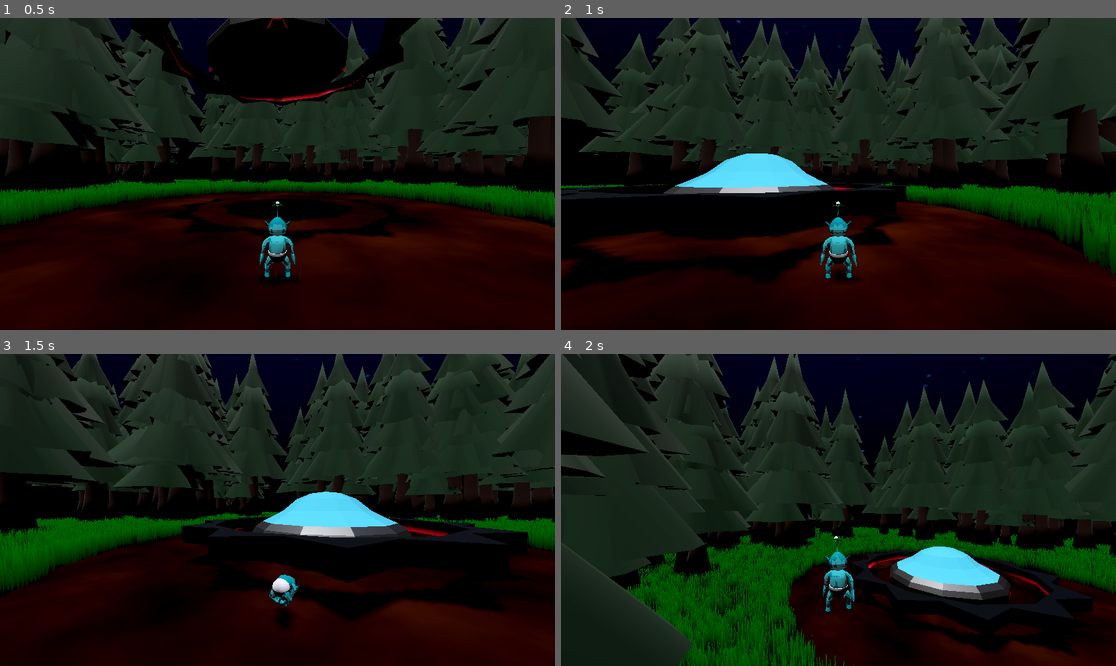
Above: before the commit, frames 1-4 (two rows, left to right).
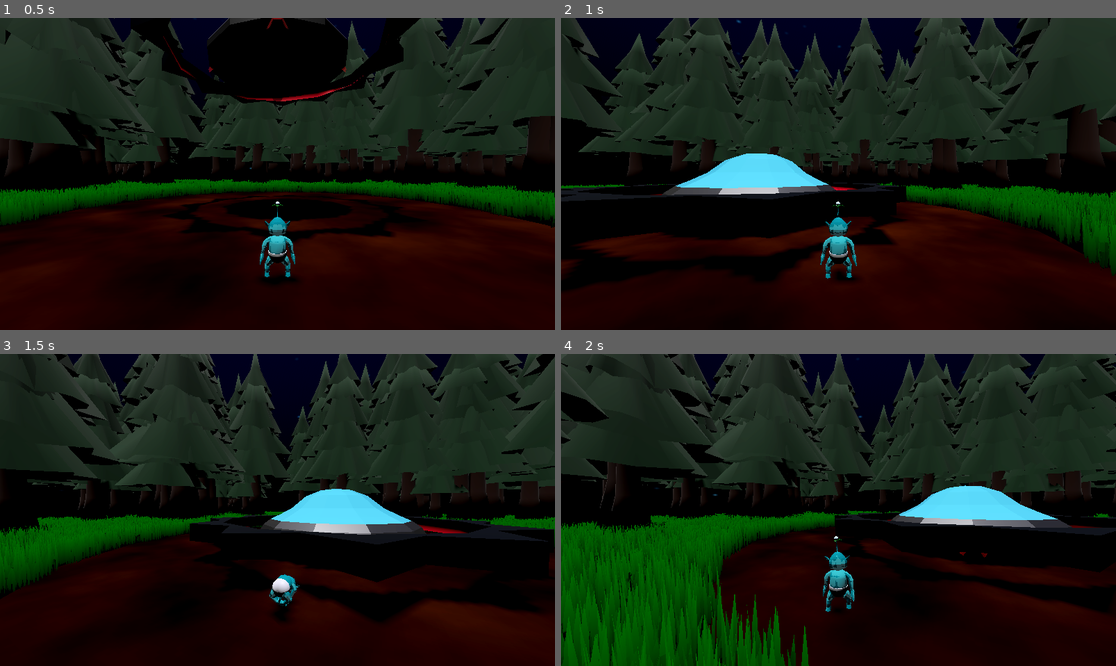
Above: after the commit, the same moments.

Repository: Mushroom-Queen/AlienBaby
Game: Godot game, scene res://level.tscn
Two runs of this game, one before a commit and one after it. Both use one fixed random seed, a clock stepped at 60 frames per second and the inputs below.
Inputs (mouse positions are in pixels of both pictures, inside the frame that each line leads up to):
- Up to frame 1 (0.5 s): no input
- Up to frame 2 (1 s): tap Enter (ui_accept) at 0.5, 0.77 s; move the mouse to (866, 174) at 0.52 s; hold W (forward) from 0.53 s (still down); click (866, 174) at 0.6 s
- Up to frame 3 (1.5 s): keep holding W (forward); move the mouse to (249, 510) at 1.27 s; tap Space (roll) at 1.35 s
- Up to frame 4 (2 s): keep holding W (forward); tap Enter (ui_accept) at 1.52 s

Frame 1 is identical in both runs. In frame 2, 0.7% of the frame differs, in the area x 0-63%, y 43-75%; in frame 3, 12%; in frame 4, 52%, in the area x 0-100%, y 0-100%.

Commit message:
Bug fixes

Diff:
--- a/enemy_boss_ship.gd
+++ b/enemy_boss_ship.gd
@@ -4,7 +4,7 @@
 @onready var rim = $core/joint/rim
 @onready var joint = $core/joint
 
-const push_multiplier = 10
+const push_multiplier = 7
 
 var world
 var player
@@ -24,24 +24,16 @@
 			return found
 	return null
 
-func _physics_process(delta: float) -> void:
-	core.rotation = core.rotation.lerp(Vector3(0,0,0), delta)
-# Called every frame. 'delta' is the elapsed time since the previous frame.
-
-
 func push_player() -> void:
 	if not player:
 		return
-
 	var push_direction = (player.global_position - rim.global_position).normalized()
-
+	push_direction.y *= .5
 
 	var push_force = rim_angular_velocity * push_multiplier
 
-	if player is RigidBody3D:
-		player.apply_impulse(push_direction * push_force)
-	elif "velocity" in player:
-		player.velocity += push_direction * push_force
+	player.apply_impulse(push_direction * push_force)
+
 
 func rotate_rim(delta):
 	joint.rotate_y(rim_angular_velocity * delta)
--- a/player.tscn
+++ b/player.tscn
@@ -95,39 +95,39 @@
 
 [node name="Skeleton3D" parent="player/Armature" index="0"]
 transform = Transform3D(-1, 0, -8.74228e-08, 0, 1, 0, 8.74228e-08, 0, -1, 0, 0, 0)
-bones/0/position = Vector3(0, 0.168257, 0)
-bones/0/rotation = Quaternion(0, 0.0764797, 0, 0.997071)
-bones/1/rotation = Quaternion(-0.000340797, -1.23117e-05, 0.0562534, 0.998417)
+bones/0/position = Vector3(0, 0.152525, 0)
+bones/0/rotation = Quaternion(0, 0.000218585, 0, 1)
+bones/1/rotation = Quaternion(-0.00034094, 6.74231e-06, 0.000392075, 1)
 bones/2/rotation = Quaternion(0.000340939, -6.91616e-06, -0.000231822, 1)
 bones/3/rotation = Quaternion(3.64557e-23, -1.59801e-22, 5.49072e-12, 1)
 bones/5/position = Vector3(0.0642403, 0.216765, 1.53161e-08)
-bones/5/rotation = Quaternion(0.685882, 0.325869, -0.627542, 0.171947)
+bones/5/rotation = Quaternion(0.661261, 0.250755, -0.661152, 0.250468)
 bones/6/rotation = Quaternion(0.287239, -1.65125e-07, -1.36703e-07, 0.957859)
 bones/7/position = Vector3(0.0559364, 0.0181487, -0.000727577)
-bones/7/rotation = Quaternion(-0.0527232, 0.390804, 0.885878, -0.244361)
+bones/7/rotation = Quaternion(0.0350157, 0.206118, 0.934175, -0.289147)
 bones/7/scale = Vector3(1, 1, 1)
-bones/8/rotation = Quaternion(-0.336347, 0.0708724, -0.243316, 0.906998)
+bones/8/rotation = Quaternion(-0.356517, 0.0699551, -0.257907, 0.895258)
 bones/8/scale = Vector3(1, 1, 1)
-bones/9/rotation = Quaternion(0.563455, -0.0707927, -0.0176194, 0.822919)
+bones/9/rotation = Quaternion(0.704759, 0.000445261, -0.0279263, 0.708897)
 bones/9/scale = Vector3(1, 1, 1)
 bones/10/position = Vector3(-0.0642403, 0.216765, -1.53161e-08)
-bones/10/rotation = Quaternion(0.619939, -0.156245, 0.689629, 0.34011)
+bones/10/rotation = Quaternion(0.661141, -0.250439, 0.661272, 0.250784)
 bones/11/rotation = Quaternion(0.287239, 1.63435e-07, 1.31067e-07, 0.957859)
 bones/11/scale = Vector3(1, 1, 1)
 bones/12/position = Vector3(-0.0562189, 0.0170301, 0.00171231)
-bones/12/rotation = Quaternion(-0.130556, 0.0429511, 0.968622, 0.207077)
+bones/12/rotation = Quaternion(-0.0342739, 0.204356, 0.933267, 0.293388)
 bones/12/scale = Vector3(1, 1, 1)
-bones/13/rotation = Quaternion(-0.1371, -0.0836164, 0.0994905, 0.981995)
+bones/13/rotation = Quaternion(-0.367677, -0.0755825, 0.266814, 0.887644)
 bones/13/scale = Vector3(1, 1, 1)
-bones/14/rotation = Quaternion(0.648582, 0.0629361, 0.0807269, 0.754231)
+bones/14/rotation = Quaternion(0.715569, -0.00126797, 0.0217243, 0.698203)
 bones/14/scale = Vector3(1, 1, 1)
 bones/15/position = Vector3(0.102575, 0.112612, 0.259392)
 bones/15/scale = Vector3(1, 1, 1)
-bones/16/position = Vector3(0.104547, 0.0592877, 0.0483858)
+bones/16/position = Vector3(0.104547, 0.0328019, 0.00412932)
 bones/16/rotation = Quaternion(-0.00875622, 0.70983, -0.704263, 0.00882544)
 bones/17/position = Vector3(-0.102575, 0.112612, 0.259392)
 bones/17/scale = Vector3(1, 1, 1)
-bones/18/position = Vector3(-0.104547, 0.0329498, 0.00448301)
+bones/18/position = Vector3(-0.104547, 0.032724, 0.00400017)
 bones/18/rotation = Quaternion(0.00875622, 0.70983, -0.704263, -0.00882544)
 
 [node name="body" parent="player/Armature/Skeleton3D" index="0"]
@@ -179,7 +179,7 @@
 material_override = ExtResource("3_l1lie")
 
 [node name="leafs" type="BoneAttachment3D" parent="player/Armature/Skeleton3D" index="20"]
-transform = Transform3D(0.982096, -0.110559, 0.152525, 0.111868, 0.993723, 1.54665e-06, -0.151568, 0.0170611, 0.9883, -0.0309671, 0.694768, 0.00466488)
+transform = Transform3D(1, -0.000320506, 0.00045076, 0.000320507, 1, 4.49026e-09, -0.00045076, 1.40106e-07, 1, -0.000166062, 0.680797, -0.000112446)
 bone_name = "leafs"
 bone_idx = 4
 
@@ -200,12 +200,12 @@
 transform = Transform3D(1.49012e-08, -3.52156e-09, -1, 0, 1, -2.32831e-10, 1, 0, 1.11759e-08, 0, 0, 0)
 
 [node name="left_arm" type="BoneAttachment3D" parent="player/Armature/Skeleton3D" index="21"]
-transform = Transform3D(-0.148379, 0.104859, -0.983356, 0.231208, -0.963126, -0.137589, -0.961523, -0.247775, 0.118664, 0.122049, 0.317164, -0.0351515)
+transform = Transform3D(-0.000437465, 0.141421, -0.98995, 0.000434687, -0.98995, -0.141421, -1, -0.000492196, 0.00037147, 0.125982, 0.299542, -8.53585e-05)
 bone_name = "lowerarm.l"
 bone_idx = 6
 
 [node name="right_arm" type="BoneAttachment3D" parent="player/Armature/Skeleton3D" index="22"]
-transform = Transform3D(0.146614, -0.0981911, 0.984308, 0.275375, -0.951675, -0.135953, 0.950091, 0.290987, -0.11249, -0.121579, 0.317971, 0.038196)
+transform = Transform3D(0.000436286, -0.141421, 0.98995, 0.00052293, -0.98995, -0.141421, 1, 0.000579365, -0.000358104, -0.125982, 0.299542, 9.15186e-05)
 bone_name = "lowerarm.r"
 bone_idx = 11
 
